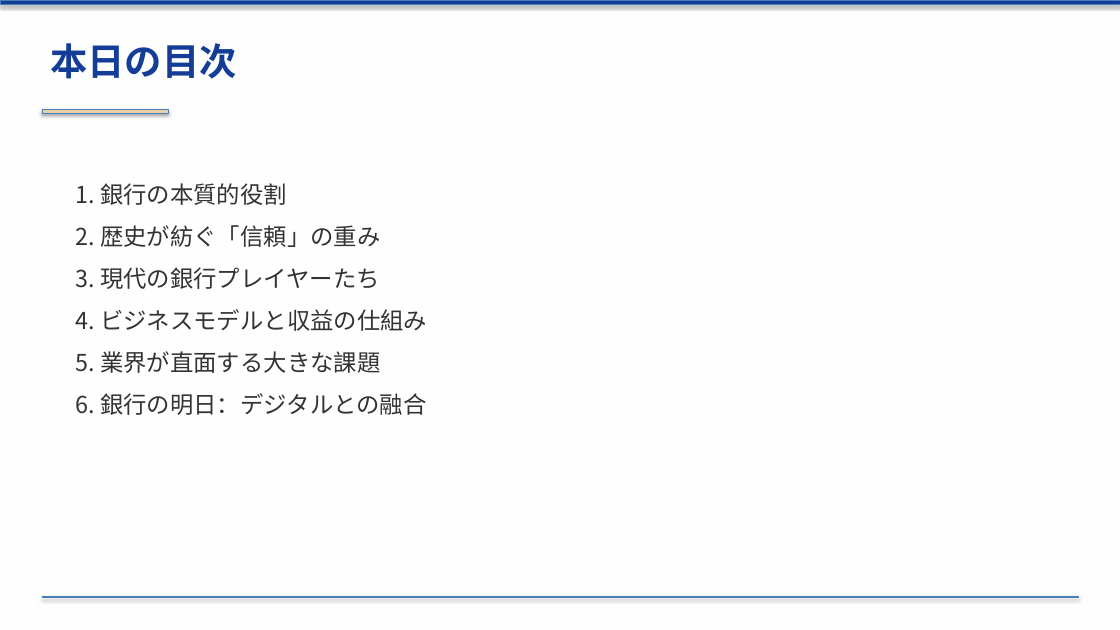
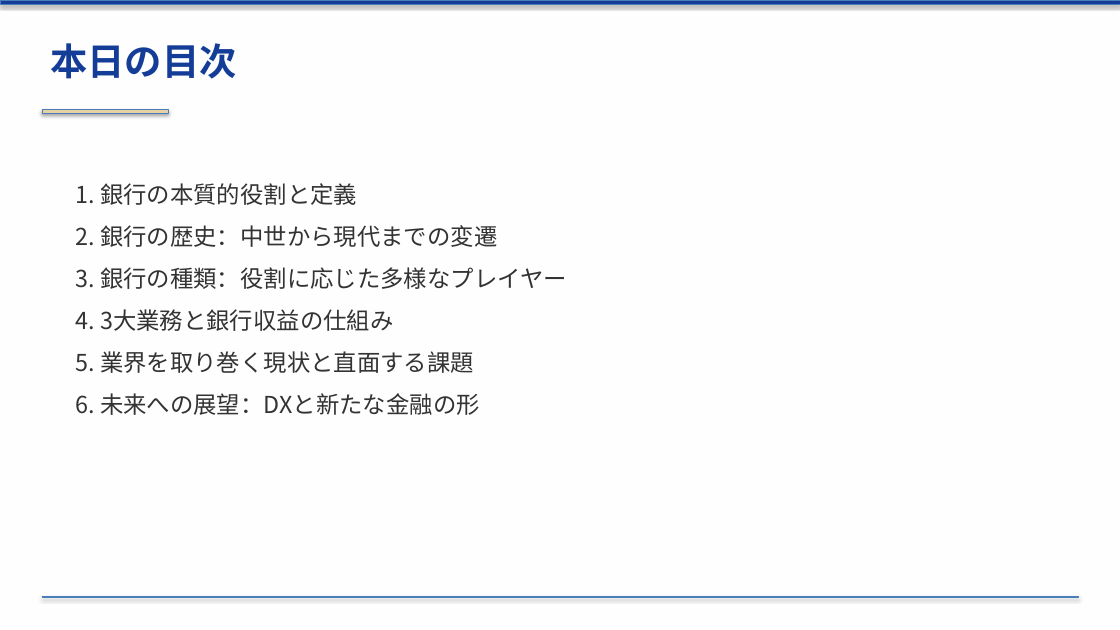
Before and after one commit to xilicrysta/bank-pptx, a slide deck: slide 2 of bank_industry_presentation.pptx. Drawn at 1120x630 pixels with LibreOffice and Linux fonts; fonts in the diff are those of the drawing. Boxes give left, top, right and bottom in pixels: in the first picture for what was removed or moved away, otherwise in the second. Text is boxed around its words. In the diff, an @@ line names an element or a change of style, - is before the commit and + after.

```diff
--- a/bank_industry_presentation.pptx
+++ b/bank_industry_presentation.pptx
@@ text at (75,183,567,415): text changed @@
-1. 銀行の本質的役割
-2. 歴史が紡ぐ「信頼」の重み
-3. 現代の銀行プレイヤーたち
-4. ビジネスモデルと収益の仕組み
-5. 業界が直面する大きな課題
-6. 銀行の明日：デジタルとの融合
+1. 銀行の本質的役割と定義
+2. 銀行の歴史：中世から現代までの変遷
+3. 銀行の種類：役割に応じた多様なプレイヤー
+4. 3大業務と銀行収益の仕組み
+5. 業界を取り巻く現状と直面する課題
+6. 未来への展望：DXと新たな金融の形
```
Also in this commit, not shown: 11 other slides changed, 1 other file.
